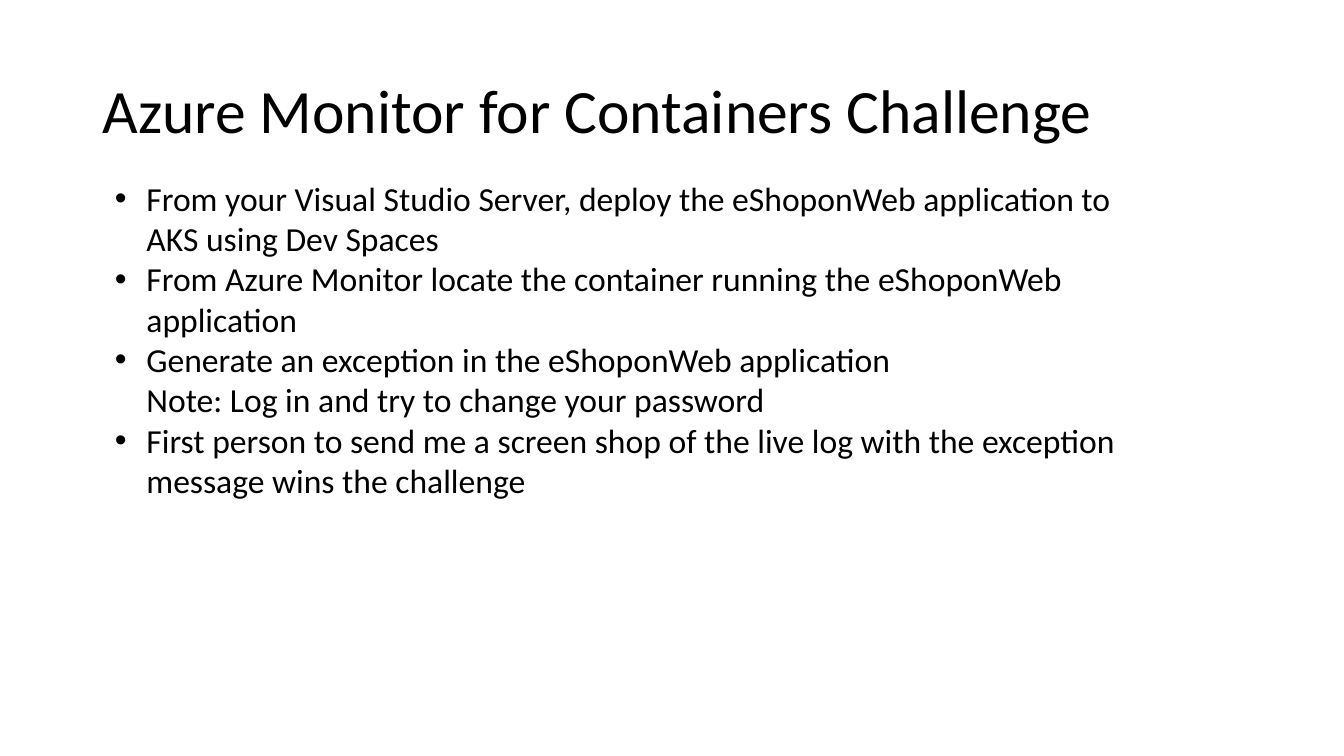
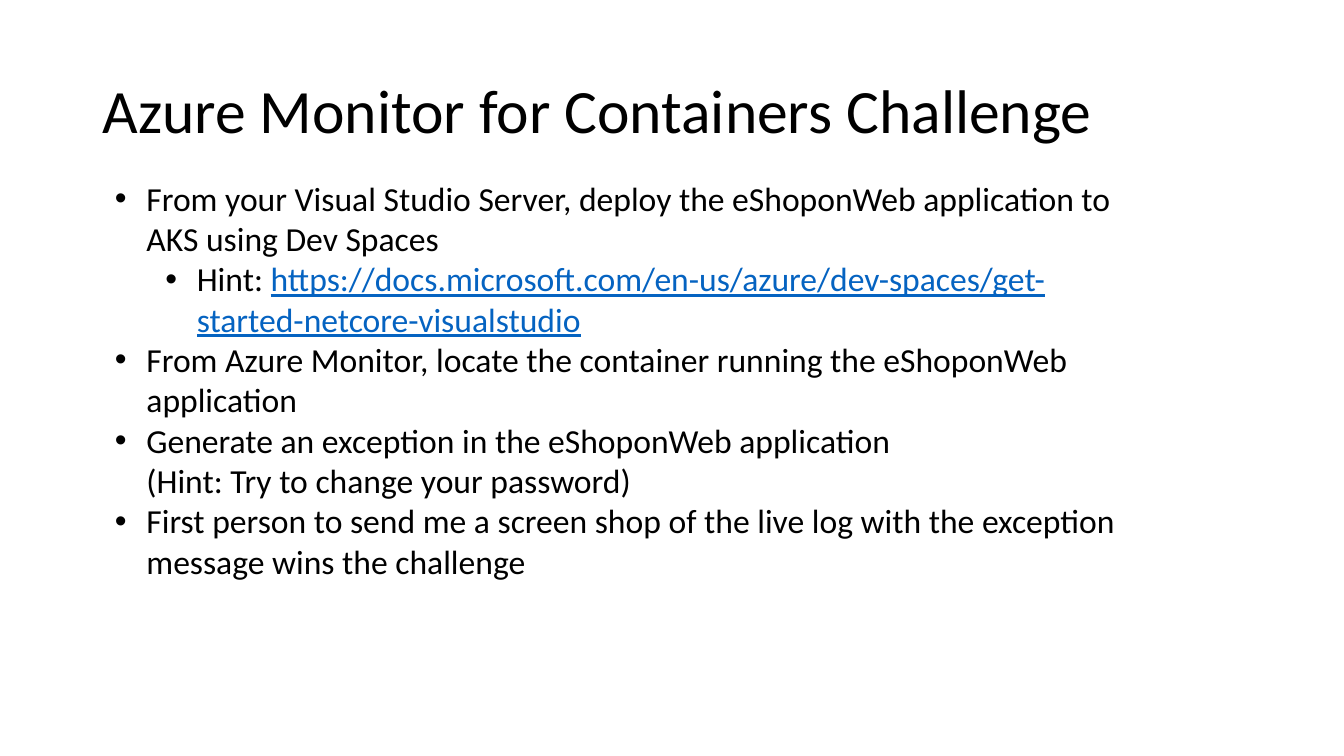
Before and after one commit to rkuehfus/pre-ready-2019-H1, a slide deck: slide 7 of Student/Guides/Challenges.pptx. Drawn at 1344x756 pixels with LibreOffice and Linux fonts; fonts in the diff are those of the drawing. Boxes give left, top, right and bottom in pixels: in the first picture for what was removed or moved away, otherwise in the second. Text is boxed around its words. In the diff, an @@ line names an element or a change of style, - is before the commit and + after.

```diff
--- a/Student/Guides/Challenges.pptx
+++ b/Student/Guides/Challenges.pptx
@@ text at box(146, 267, 1066, 499): text changed @@
-• From Azure Monitor locate the container running the eShoponWeb application
-• Generate an exception in the eShoponWeb application
-  Note: Log in and try to change your password
+  • Hint: https://docs.microsoft.com/en-us/azure/dev-spaces/get-started-netcore-visualstudio
+• From Azure Monitor, locate the container running the eShoponWeb application
+• Generate an exception in the eShoponWeb application
+  (Hint: Try to change your password)
```
Also in this commit, not shown: 2 other slides changed, 10 other files.
